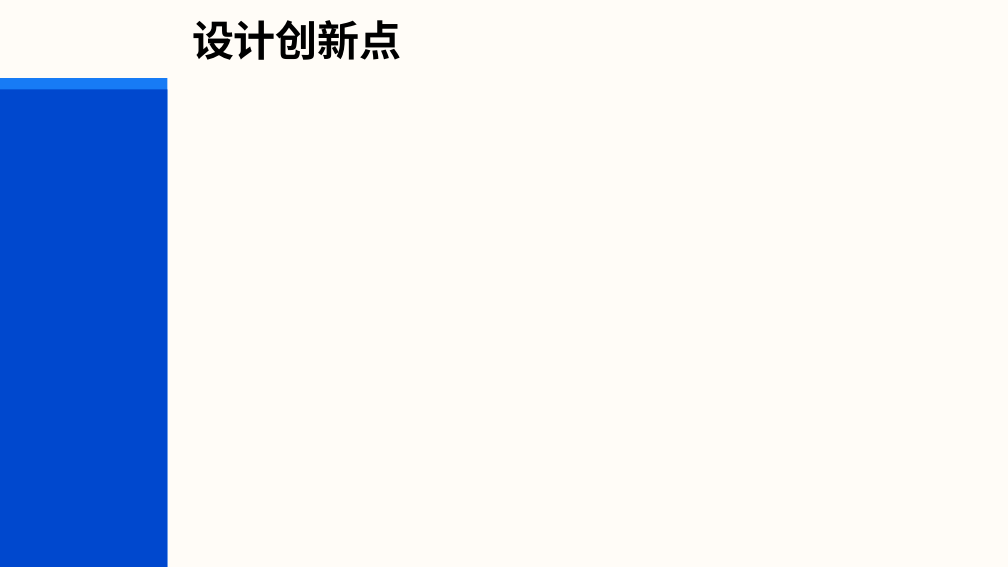
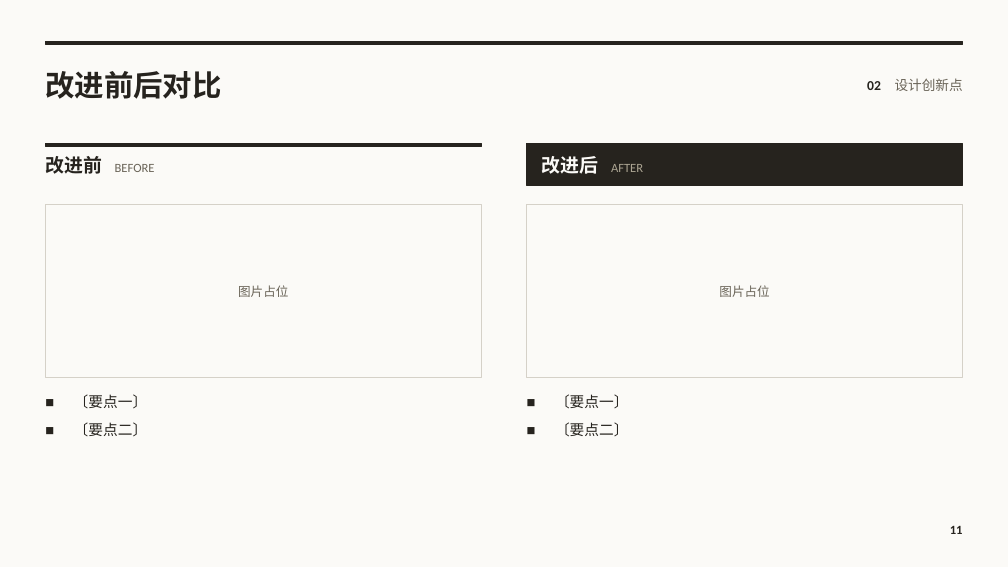
Before and after one commit to cyx3705/0000-000-Template, a slide deck: slide 11 of Unused/b-Office/项目报告.pptx (slide 10 before the commit). Drawn at 1008x567 pixels with LibreOffice and Linux fonts; fonts in the diff are those of the drawing; background and template pictures are left out. Boxes give left, top, right and bottom in pixels: in the first picture for what was removed or moved away, otherwise in the second. Text is boxed around its words. In the diff, an @@ line names an element or a change of style, - is before the commit and + after.

```diff
--- a/Unused/b-Office/项目报告.pptx
+++ b/Unused/b-Office/项目报告.pptx
@@ background #FFFCF7 to #FBFAF7 @@
@@ rectangle added at <box>45,42,963,45</box>, fill #26231E, outline #26231E 1 pt @@
@@ rectangle removed at <box>0,78,167,567</box> @@
@@ text added at <box>45,71,221,99</box>, 28 pt, text #26231E, bold @@
+改进前后对比
@@ text at <box>867,78,963,91</box>: text changed; size 40 to 13 pt; font Arial to Noto Sans CJK SC; text colour #000000 to #6A6458; bold off @@
-设计创新点
+02 设计创新点
@@ rectangle added at <box>45,144,482,147</box>, fill #26231E, outline #26231E 1 pt @@
@@ rectangle added at <box>527,144,963,185</box>, fill #26231E, outline #26231E 1 pt @@
@@ text added at <box>45,156,155,174</box>, 12 pt, text #6A6458 @@
+改进前 BEFORE
@@ text added at <box>542,156,643,174</box>, 12 pt, text #ACA593 @@
+改进后 AFTER
@@ rectangle: place and size @@
-rectangle at <box>0,89,167,567</box>
+rectangle at <box>45,204,482,378</box>
@@ rectangle at <box>45,204,482,378</box>: fill #0048CE to #FBFAF7; outline none to #D5D1C8 1 pt @@
@@ rectangle added at <box>527,204,963,378</box>, fill #FBFAF7, outline #D5D1C8 1 pt @@
@@ text added at <box>238,285,288,297</box>, 12 pt, text #6A6458 @@
+图片占位
@@ text added at <box>719,285,769,297</box>, 12 pt, text #6A6458 @@
+图片占位
@@ text added at <box>74,394,148,437</box>, 14 pt, text #26231E @@
+■ 〔要点一〕
+■ 〔要点二〕
@@ text added at <box>555,394,629,437</box>, 14 pt, text #26231E @@
+■ 〔要点一〕
+■ 〔要点二〕
@@ page number added at <box>950,526,963,534</box>, 12 pt, text #26231E, bold @@
+11
```
Also in this commit, not shown: 15 other slides changed, 6 slides added, 6 slides removed, 6 other files.
